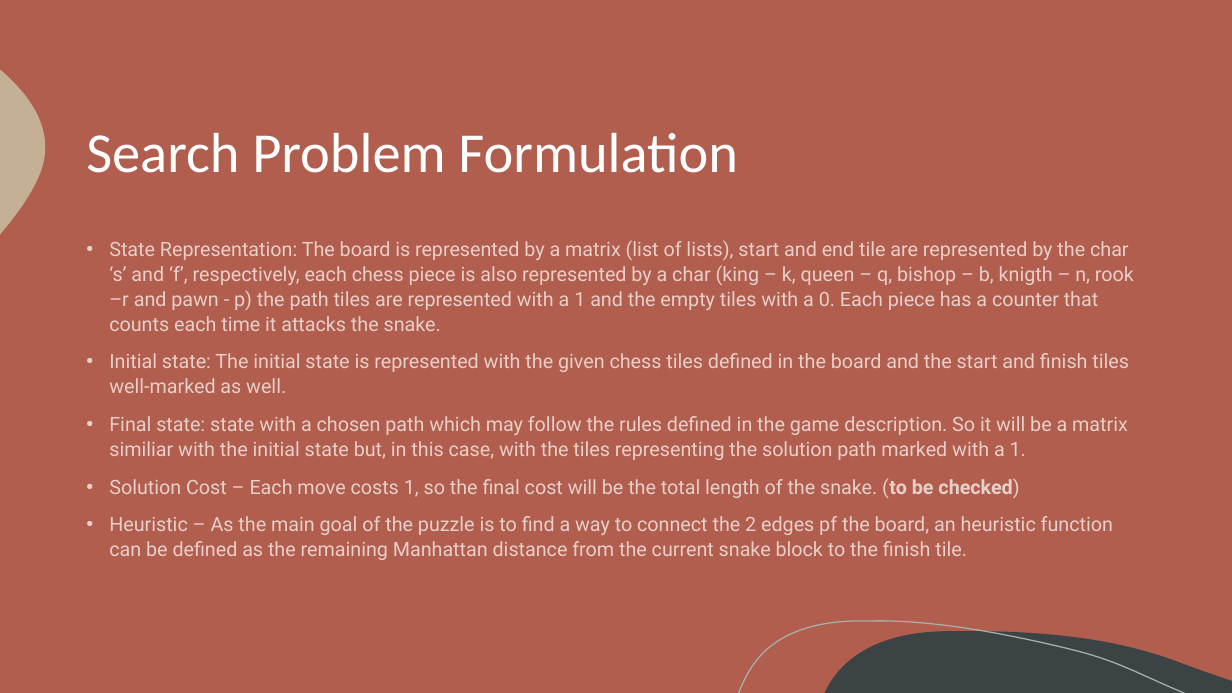
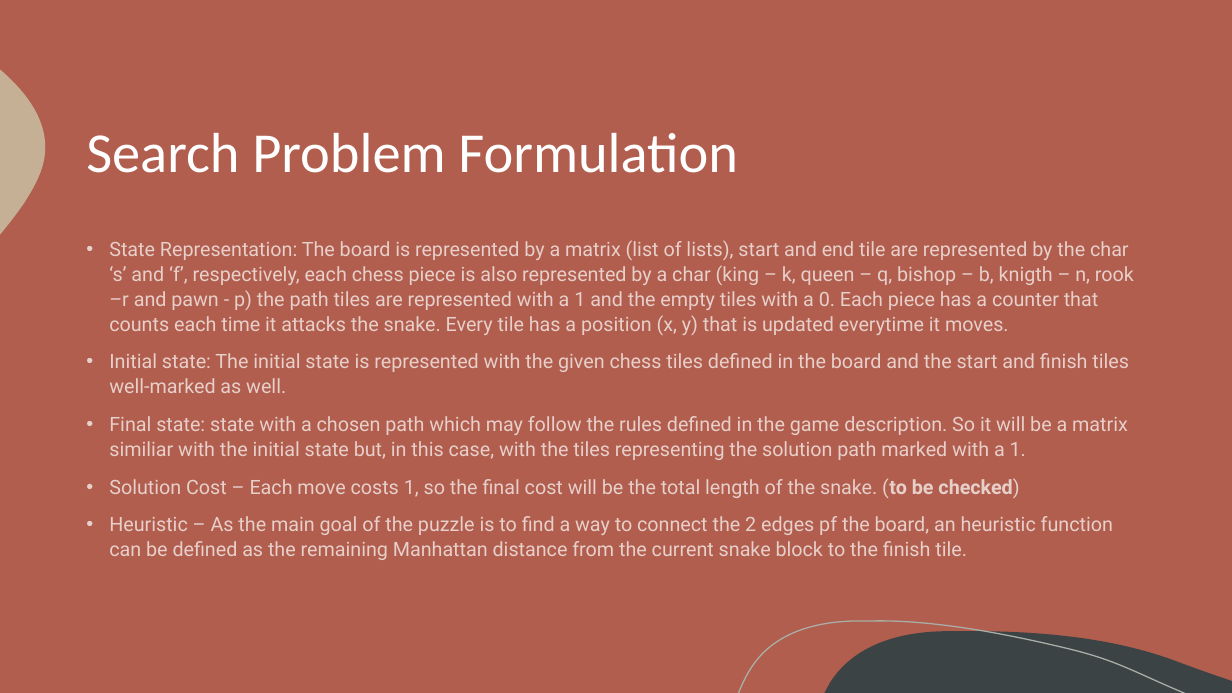
Before and after one commit to itsdomsantos/IART-2022, a slide deck: slide 4 of Chess Snake Puzzles – 2022 IA Project.pptx. Drawn at 1232x693 pixels with LibreOffice and Linux fonts; fonts in the diff are those of the drawing. Boxes give left, top, right and bottom in pixels: in the first picture for what was removed or moved away, otherwise in the second. Text is boxed around its words. In the diff, an @@ line names an element or a change of style, - is before the commit and + after.

Commit message:
pptx

```diff
--- a/Chess Snake Puzzles – 2022 IA Project.pptx
+++ b/Chess Snake Puzzles – 2022 IA Project.pptx
@@ text at (109, 240, 1134, 335): text changed @@
-• State Representation: The board is represented by a matrix (list of lists), start and end tile are represented by the char ‘s’ and ‘f’, respectively, each chess piece is also represented by a char (king – k, queen – q, bishop – b, knigth – n, rook –r and pawn - p) the path tiles are represented with a 1 and the empty tiles with a 0. Each piece has a counter that counts each time it attacks the snake.
+• State Representation: The board is represented by a matrix (list of lists), start and end tile are represented by the char ‘s’ and ‘f’, respectively, each chess piece is also represented by a char (king – k, queen – q, bishop – b, knigth – n, rook –r and pawn - p) the path tiles are represented with a 1 and the empty tiles with a 0. Each piece has a counter that counts each time it attacks the snake. Every tile has a position (x, y) that is updated everytime it moves.
```
Also in this commit, not shown: 1 other slide changed.
